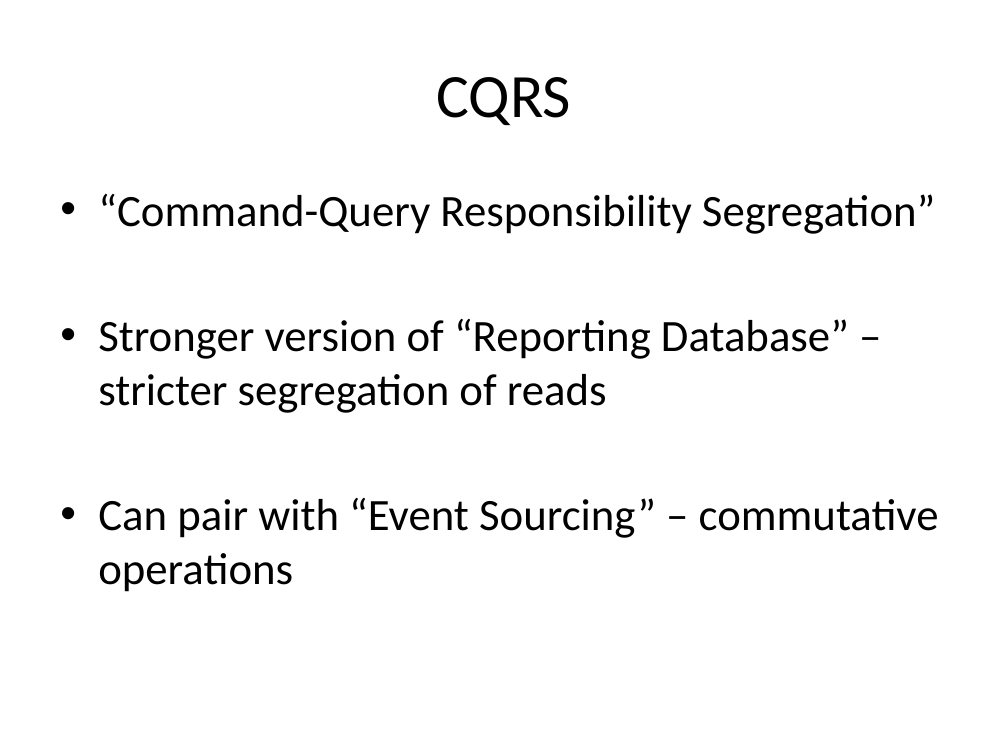
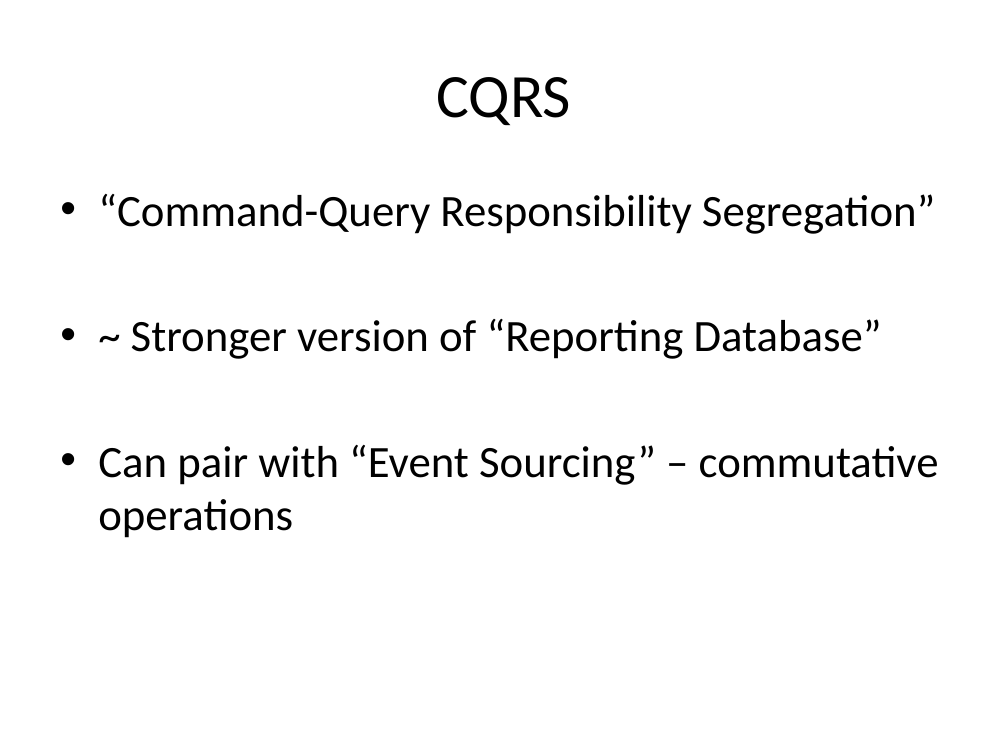
Before and after one commit to alexdgarland/database-demos, a slide deck: slide 63 of Slides/Not Only SQL - Picking A Database for DotNET.pptx (slide 62 before the commit). Drawn at 1008x756 pixels with LibreOffice and Linux fonts; fonts in the diff are those of the drawing. Boxes give left, top, right and bottom in pixels: in the first picture for what was removed or moved away, otherwise in the second. Text is boxed around its words. In the diff, an @@ line names an element or a change of style, - is before the commit and + after.

```diff
--- a/Slides/Not Only SQL - Picking A Database for DotNET.pptx
+++ b/Slides/Not Only SQL - Picking A Database for DotNET.pptx
@@ text at (x1=131, y1=319, x2=882, y2=359): text changed @@
-• Stronger version of “Reporting Database” – stricter segregation of reads
+• ~ Stronger version of “Reporting Database”
```
Also in this commit, not shown: 7 other slides changed, 2 slides added, 1 slide removed.
